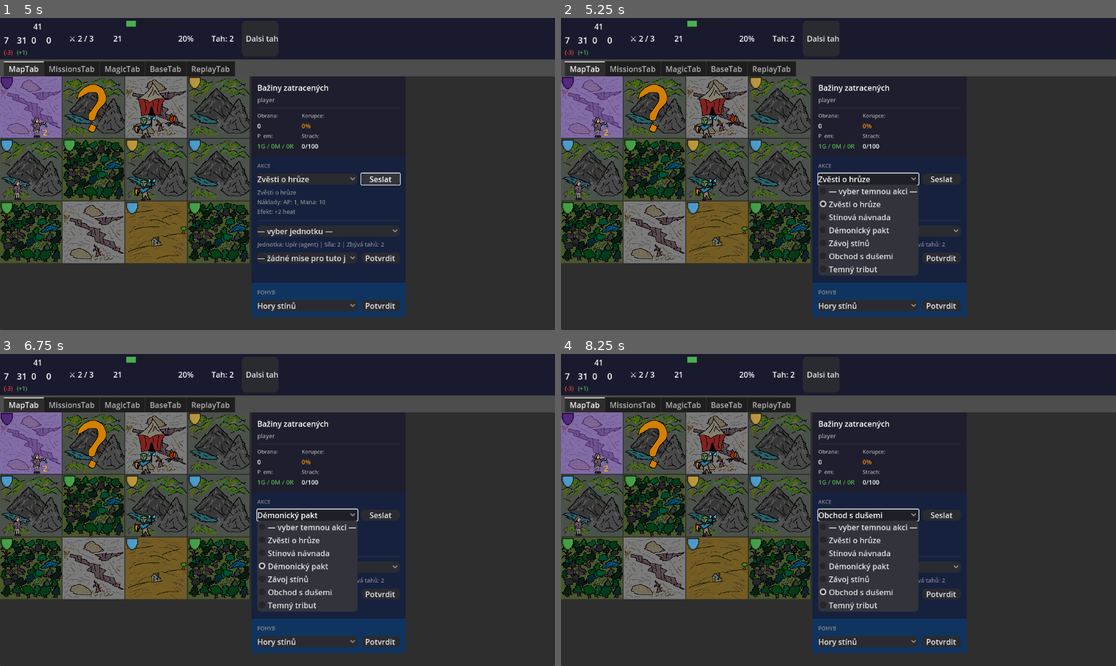
Above: before the commit, frames 1-4 (two rows, left to right).
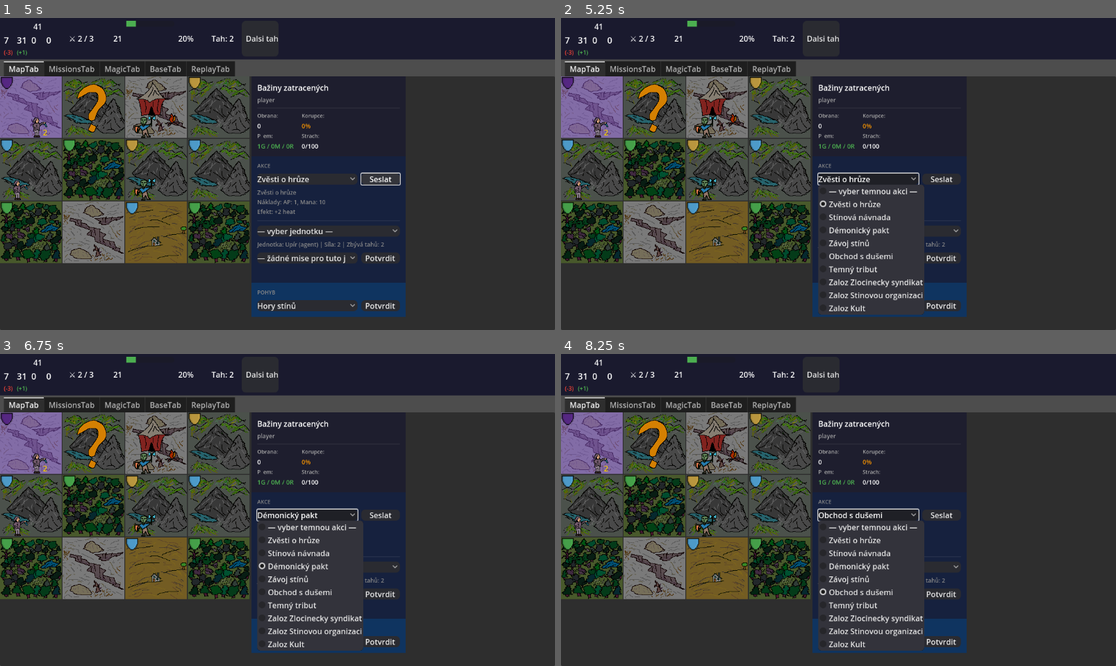
Above: after the commit, the same moments.

Repository: HannibalCZ/dark-lord
Game: Godot game, scene res://scenes/Main.tscn
Same seed, same stepped clock (60 frames per second), same inputs: the game is played once before the commit and once after it.
Inputs (mouse positions are in pixels of both pictures, inside the frame that each line leads up to):
- Up to frame 1 (5 s): click "Dalsi tah" at 0.5 s; click (33, 108) at 1.27 s; click "Rozumim" at 2 s; click "Dalsi tah" at 2.75 s; click (33, 108) at 3.52 s; click "Seslat" at 4.25 s
- Up to frame 2 (5.25 s): click "Zvěsti o hrůze" at 5 s
- Up to frame 3 (6.75 s): click "— vyber jednotku —" at 5.75 s; click "Démonický pakt" at 6.5 s
- Up to frame 4 (8.25 s): click "— žádné mise pro tuto jednotk…" at 7.25 s; click "Obchod s dušemi" at 8 s

Frame 1 is identical in both runs. In frame 2, 2.1% of the frame differs, in the area x 46-66%, y 53-96%; in frame 3, 2.1%; in frame 4, 2.1%.

Commit message:
Dark Actions: zakládání organizací (Task 3)
- Balance.gd: tři nové Dark Actions (found_crime_syndicate,
  found_shadow_network, found_cult) s poli agent_cost a gold_cost
- DarkActionsManager: can_cast() rozšířen o validaci gold_cost,
  has_org_in_region a _find_available_agent; cast() odečítá gold_cost;
  nové funkce _find_available_agent() a _handle_found_org()

Co-Authored-By: Claude Sonnet 4.6 <noreply@anthropic.com>

Diff:
--- a/managers/DarkActionsManager.gd
+++ b/managers/DarkActionsManager.gd
@@ -46,11 +46,22 @@
 	if fac.get_resource("mana") < mana_cost:
 		return {"ok": false, "reason": "Nedostatek many."}
 
+	var gold_cost:int = int(action_def.get("gold_cost", 0))
+	if fac.get_resource("gold") < gold_cost:
+		return {"ok": false, "reason": "Nedostatek zlata."}
+
 	var atype:String = String(action_def.get("type", "global"))
 	if atype == "region":
 		# region_id musí být validní
 		if region_id < 0 or region_id >= game_state.region_manager.regions.size():
 			return {"ok": false, "reason": "Neplatný cílový region."}
+
+	# validace specifická pro found_org akce
+	if action_def.get("effects", {}).has("found_org"):
+		if game_state.org_manager.has_org_in_region(region_id):
+			return {"ok": false, "reason": "Region jiz ma organizaci."}
+		if _find_available_agent(region_id) == null:
+			return {"ok": false, "reason": "Zadny dostupny agent v regionu."}
 
 	return {"ok": true}
 
@@ -80,9 +91,12 @@
 	# --- costs ---
 	var ap_cost:int = int(action_def.get("ap_cost", 0))
 	var mana_cost:int = int(action_def.get("mana_cost", 0))
+	var gold_cost:int = int(action_def.get("gold_cost", 0))
 	fac.dark_actions_left -= ap_cost
 	if mana_cost != 0:
 		fac.change_resource("mana", -mana_cost)
+	if gold_cost != 0:
+		fac.change_resource("gold", -gold_cost)
 
 	# cooldown
 	var cd_val:int = int(action_def.get("cooldown", 0))
@@ -101,6 +115,11 @@
 		var ctx := EffectContext.make(game_state, target_region, faction_id)
 		var eff_logs: Array[Dictionary] = game_state.effects_system.apply(effects, ctx)
 		logs += eff_logs
+
+	# zpracování speciálního efektu found_org
+	if effects.has("found_org"):
+		var found_logs: Array[Dictionary] = _handle_found_org(action_key, region_id, faction_id)
+		logs += found_logs
 
 	events = [{
 		"type": "dark_action_cast",
@@ -161,3 +180,51 @@
 		if cds.get(key, 0) <= 0:
 			result.append(key)
 	return result
+
+
+# -------------------------------------------------
+# 6) _find_available_agent – první zdravý agent hráče v regionu
+func _find_available_agent(region_id: int) -> Unit:
+	for unit in game_state.unit_manager.units:
+		if unit.region_id == region_id \
+				and unit.faction_id == Balance.PLAYER_FACTION \
+				and unit.is_available() \
+				and not unit.is_army():
+			return unit
+	return null
+
+
+# -------------------------------------------------
+# 7) _handle_found_org – vytvoří organizaci a spotřebuje agenta
+func _handle_found_org(action_key: String, region_id: int, faction_id: String) -> Array[Dictionary]:
+	var logs: Array[Dictionary] = []
+
+	# double-check (can_cast už validoval, ale pro jistotu)
+	if game_state.org_manager.has_org_in_region(region_id):
+		push_error("DarkActionsManager._handle_found_org: region %d jiz ma organizaci" % region_id)
+		logs.append({"type": "warn", "text": "Region jiz ma organizaci — organizace nevznikla."})
+		return logs
+
+	var agent: Unit = _find_available_agent(region_id)
+	if agent == null:
+		push_error("DarkActionsManager._handle_found_org: zadny agent v regionu %d" % region_id)
+		logs.append({"type": "warn", "text": "Zadny dostupny agent v regionu — organizace nevznikla."})
+		return logs
+
+	# vytvoř organizaci
+	var org_type: String = Balance.DARK_ACTIONS[action_key]["effects"]["found_org"]
+	var org: Dictionary = game_state.org_manager.add_org(
+		org_type,
+		Balance.ORG_OWNER_PLAYER,
+		region_id
+	)
+
+	# spotřebuj agenta
+	agent.state = "lost"
+
+	var org_display: String = Balance.ORG[org_type]["display_name"]
+	logs.append({
+		"type": "dark_action",
+		"text": "Organizace zalozena: %s (region %d). Agent obetuji." % [org_display, region_id]
+	})
+	return logs
--- a/scripts/Balance.gd
+++ b/scripts/Balance.gd
@@ -308,6 +308,44 @@
 			"corruption": -20    # SPÁLÍ část korupce v regionu
 		}
 
+	},
+
+	# --- Zakládání organizací ---
+	# agent_cost: true — první dostupný agent v regionu zmizí (state = "lost")
+	# gold_cost / mana_cost — odečteny při vykonání (ne při zadání)
+	"found_crime_syndicate": {
+		"display_name": "Zaloz Zlocinecky syndikat",
+		"description": "Obetuj agenta k vybudovani zlocinecke site v regionu.",
+		"type": "region",
+		"ap_cost": 1,
+		"mana_cost": 0,
+		"gold_cost": 20,
+		"cooldown": 0,
+		"agent_cost": true,
+		"effects": { "found_org": "crime_syndicate" },
+		"requirements": { "region_kind_in": ["city", "village"] }
+	},
+	"found_shadow_network": {
+		"display_name": "Zaloz Stinovou organizaci",
+		"description": "Obetuj agenta k vybudovani site informatoru v regionu.",
+		"type": "region",
+		"ap_cost": 1,
+		"mana_cost": 0,
+		"gold_cost": 15,
+		"cooldown": 0,
+		"agent_cost": true,
+		"effects": { "found_org": "shadow_network" }
+	},
+	"found_cult": {
+		"display_name": "Zaloz Kult",
+		"description": "Obetuj agenta k vybudovani tajneho kultu v regionu.",
+		"type": "region",
+		"ap_cost": 1,
+		"mana_cost": 15,
+		"gold_cost": 0,
+		"cooldown": 0,
+		"agent_cost": true,
+		"effects": { "found_org": "cult" }
 	},
 }
 
